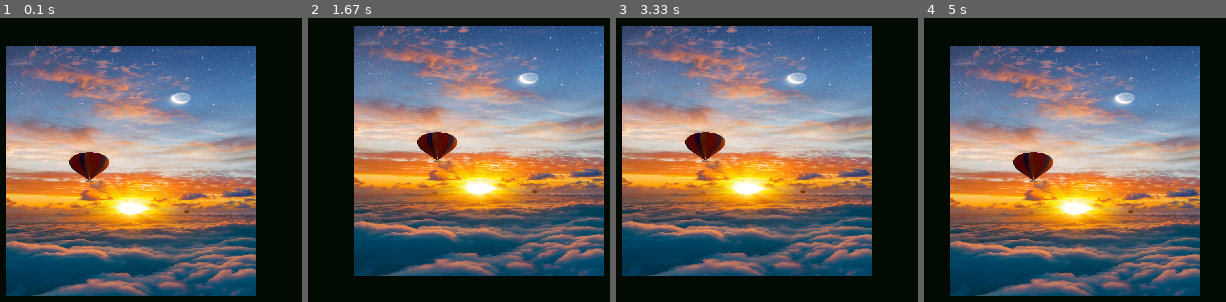
Above: before the commit, frames 1-4 (left to right).
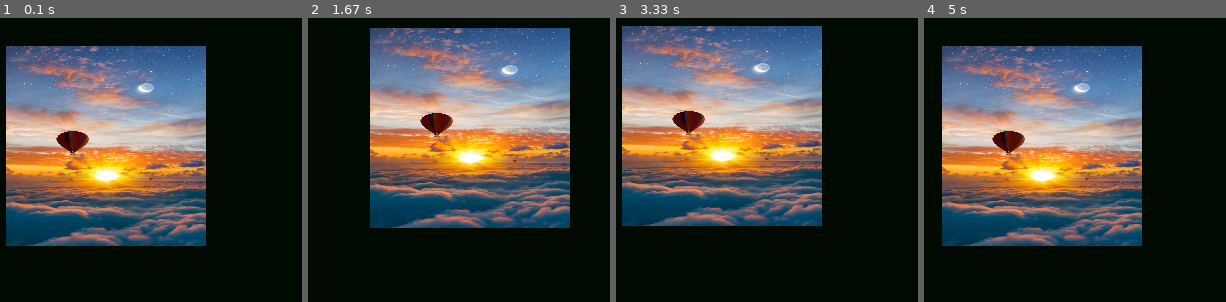
Above: after the commit, the same moments.

Repository: TominAd/PythonLessons
Game: pygame game, started from 27_Pygame_moveimage2.py
Same seed, same stepped clock (60 frames per second), same inputs: the game is played once before the commit and once after it.
Inputs:
- Up to frame 1 (0.1 s): no input
- Up to frame 2 (1.67 s): hold Right 0.33-0.8 s; hold Up 0.83-1.13 s; hold Right 1.17-1.63 s
- Up to frame 3 (3.33 s): hold Left 1.67-2.2 s; hold Down 2.23-2.53 s; hold Left 2.57-2.97 s; hold Up from 3 s (still down)
- Up to frame 4 (5 s): release Up at 3.37 s; hold Right 3.4-4.03 s; hold Down 4.07-4.43 s; hold Left 4.47-4.93 s; hold Right from 4.97 s (still down)

The runs differ from the first frame. In frame 1, 62% of the frame differs, in the area x 1-85%, y 9-98%; in frame 2, 61%; in frame 3, 62%; in frame 4, 64%, in the area x 5-92%, y 9-98%.

Commit message:
27_Pygame
27_Pygame

Diff:
--- a/27_Pygame_moveimage2.py
+++ b/27_Pygame_moveimage2.py
@@ -2,6 +2,7 @@
 
 max_x = 800
 max_y = 600
+IMG_SIZE = 200
 game_over = False
 bg_color = (0, 10, 0)
 
@@ -12,25 +13,62 @@
 print(pygame.image.get_extended())  # выводит тру или фолс т.е. может прочитать картинку или нет. так как только в *.png
 
 myimage = pygame.image.load("16975.png").convert()
-myimage = pygame.transform.scale(myimage, (250, 250))  # Если надо уменьшить картинку любых размеров
+myimage = pygame.transform.scale(myimage, (IMG_SIZE, IMG_SIZE))  # Если надо уменьшить картинку любых размеров
 x = 500
 y = 100
+
+move_rigth = False
+move_left = False
+move_up = False
+move_down = False
+
 # ================main Game Loop
 while game_over == False:
     for event in pygame.event.get():
         if event.type == pygame.KEYDOWN:
+
             if event.key == pygame.K_ESCAPE:
                 game_over = True
             if event.key == pygame.K_LEFT:
-                x -= 20
+                move_left = True
             if event.key == pygame.K_RIGHT:
-                x += 20
+                move_rigth = True
             if event.key == pygame.K_UP:
-                y -= 20
+                move_up = True
             if event.key == pygame.K_DOWN:
-                y += 20
+                move_down = True
+
+        if event.type == pygame.KEYUP:
+            if event.key == pygame.K_LEFT:
+                move_left = False
+            if event.key == pygame.K_RIGHT:
+                move_rigth = False
+            if event.key == pygame.K_UP:
+                move_up = False
+            if event.key == pygame.K_DOWN:
+                move_down = False
+
         if event.type == pygame.MOUSEBUTTONDOWN:
             x, y = event.pos
+
+    if move_left == True:
+        x -= 1
+        if x < 0:
+            x = 0
+    if move_rigth == True:
+        x += 1
+        if x > max_x - IMG_SIZE:
+            x = max_x - IMG_SIZE
+    if move_up == True:
+        y -= 1
+        if y < 0:
+            Y = 0
+    if move_down == True:
+        y += 1
+        if y > max_y - IMG_SIZE:
+            y= max_y - IMG_SIZE
+
+
 
     screen.fill(bg_color)
     screen.blit(myimage, (x, y))
